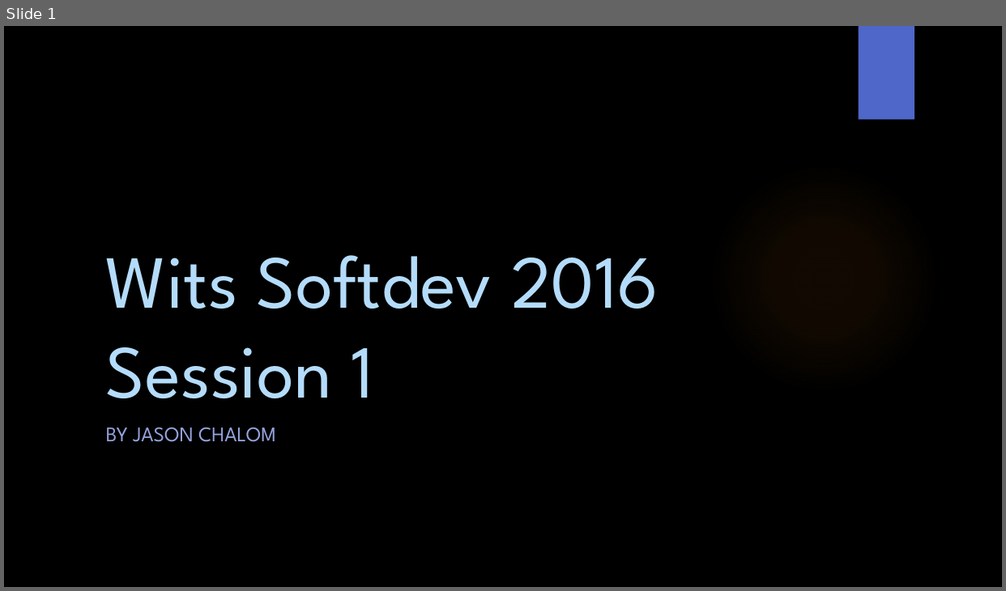
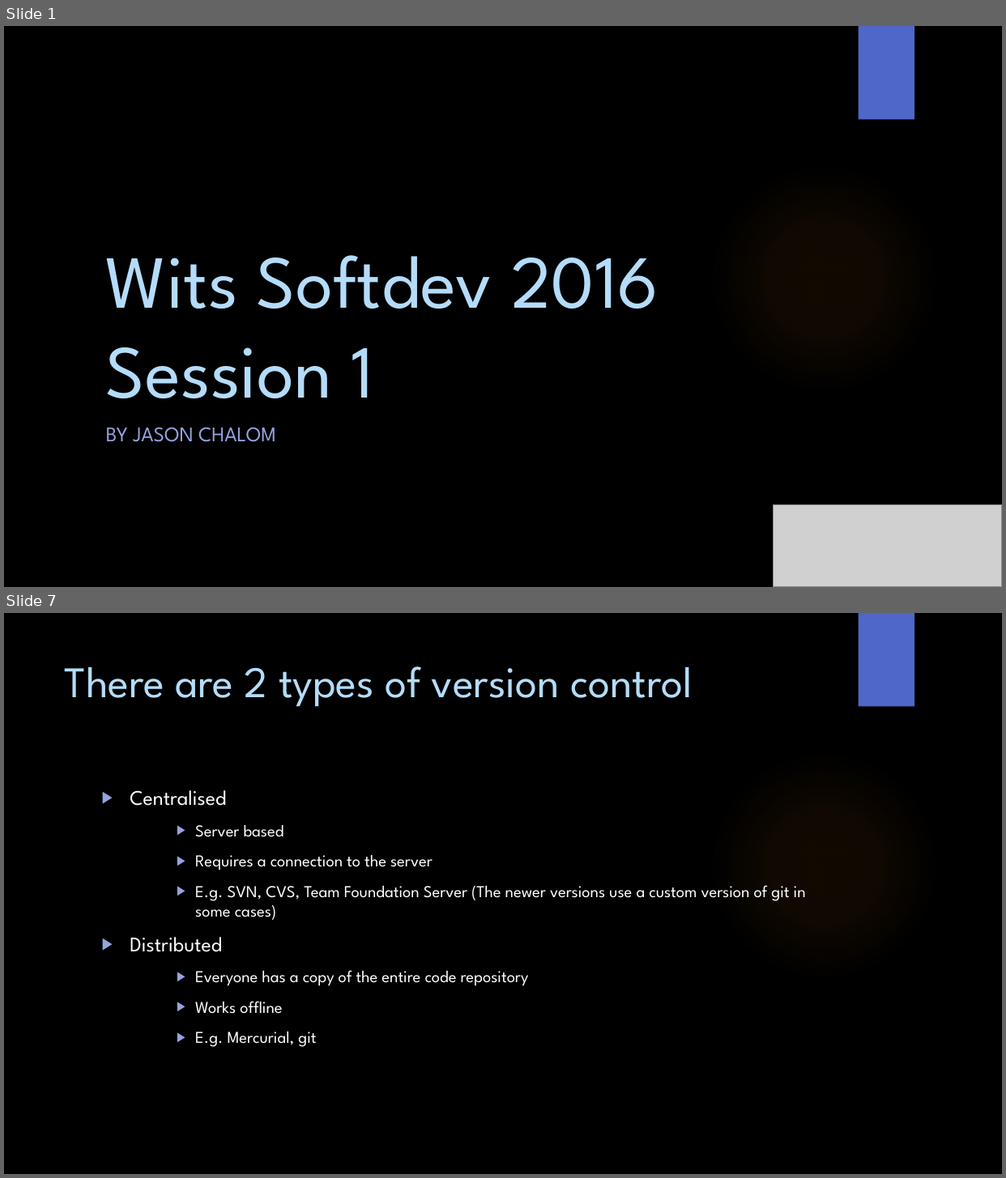
Before and after one commit to WitsSoftDev/SoftDev2016, a slide deck: Session 1/Softdev Session 1 2016.pptx. Shown one above the other, each under a label of ours: slide 1 before the commit, slides 1 and 7 after it; the slides between them are not shown. The pictures are 1006x591 and 1006x1178 pixels, drawn with LibreOffice and Linux fonts; fonts in the diff are those of the drawing; grey boxes stand for pictures; background and template pictures are left out. Boxes give left, top, right and bottom in pixels: in the first picture for what was removed or moved away, otherwise in the second. Text is boxed around its words. In the diff, an @@ line names an element or a change of style, - is before the commit and + after.

```diff
--- a/Session 1/Softdev Session 1 2016.pptx
+++ b/Session 1/Softdev Session 1 2016.pptx
@@ slide 7 added at <box>4,613,1002,1174</box>, background picture (left out); not listed: 2 template elements that a slide beside it also shows @@
@@ title added at <box>65,666,692,707</box>, 42 pt, text #B4DCFA @@
+There are 2 types of version control
@@ text added at <box>130,790,806,1047</box>, 16 pt, text #FFFFFF @@
+▶ Centralised
+    ▶ Server based
+    ▶ Requires a connection to the server
+    ▶ E.g. SVN, CVS, Team Foundation Server (The newer versions use a custom version of git in some cases)
+▶ Distributed
+    ▶ Everyone has a copy of the entire code repository
+    ▶ Works offline
+    ▶ E.g. Mercurial, git
@@ slide 1 changed as well @@
@@ picture added at <box>773,506,1002,587</box> @@
```
Also in this commit, not shown: 1 other slide changed, 13 other slides added, 1 slide removed.
